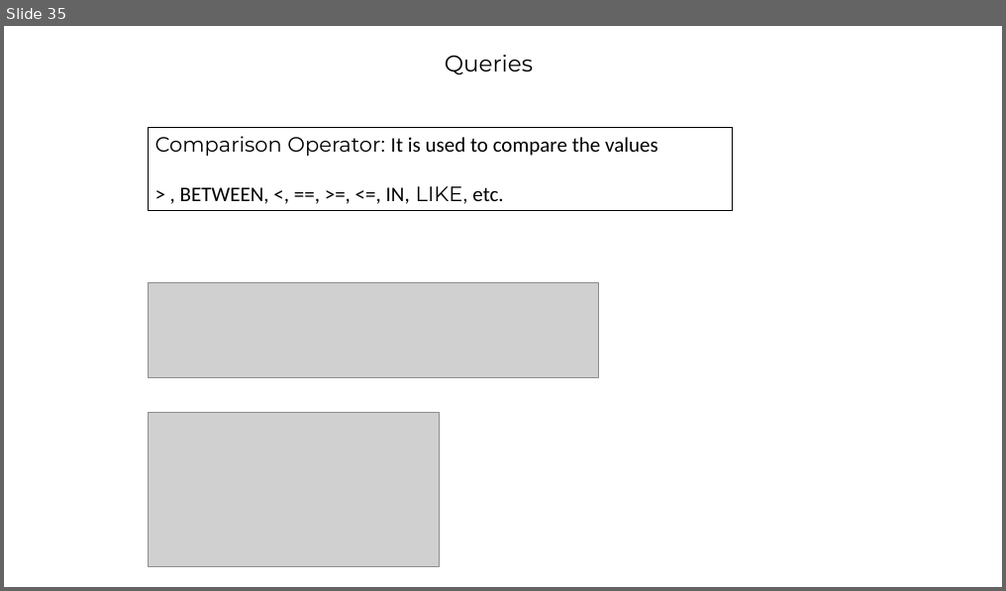
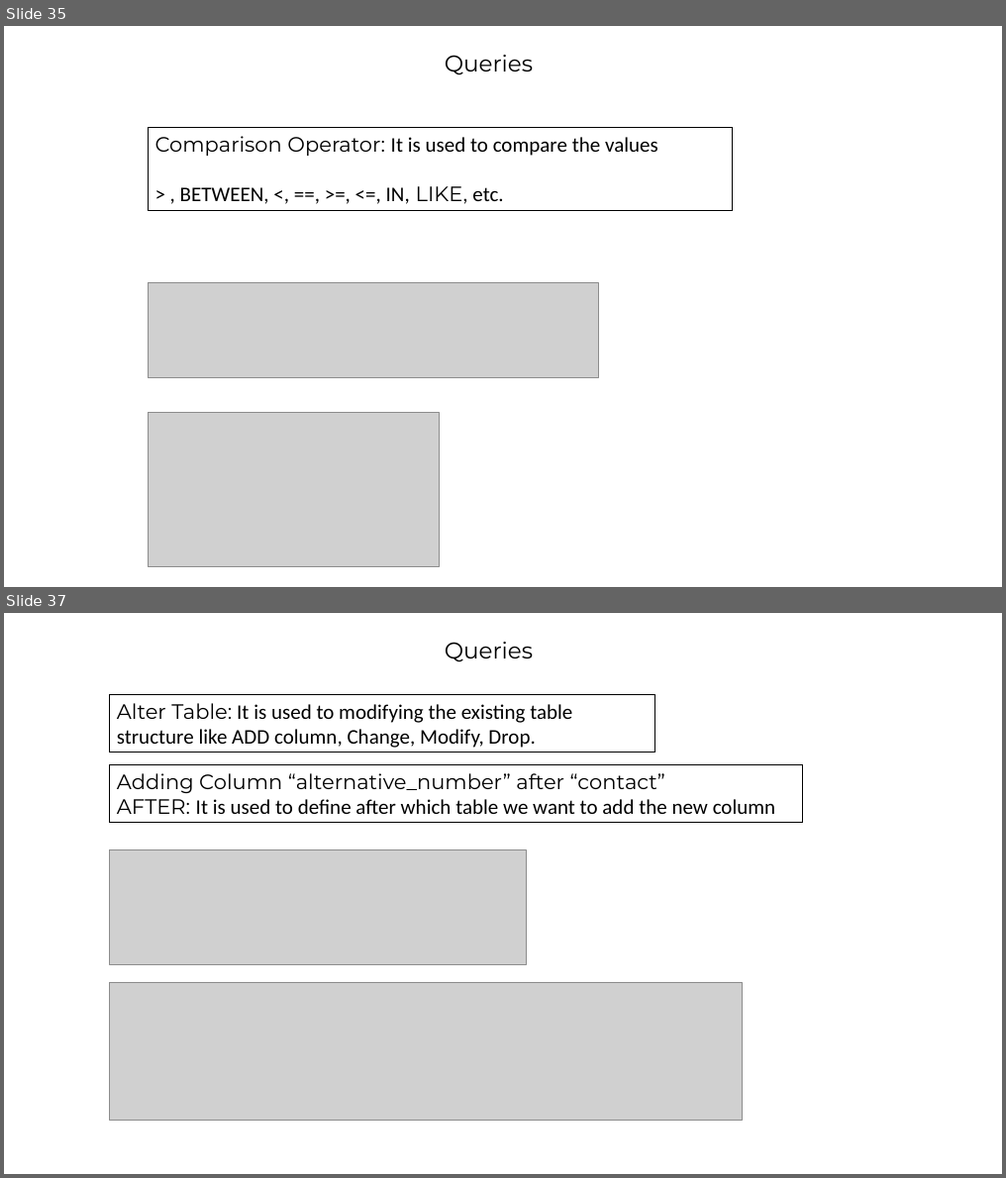
Before and after one commit to barrett28/1_IT-vedant, a slide deck: 4_sql/project''/hospital_management.pptx. Shown one above the other, each under a label of ours: slide 35 before the commit, slides 35 and 37 after it; the slides between them are not shown. The pictures are 1006x591 and 1006x1178 pixels, drawn with LibreOffice and Linux fonts; fonts in the diff are those of the drawing; grey boxes stand for pictures; background and template pictures are left out. Boxes give left, top, right and bottom in pixels: in the first picture for what was removed or moved away, otherwise in the second. Text is boxed around its words. In the diff, an @@ line names an element or a change of style, - is before the commit and + after.

Commit message:
ppt

```diff
--- a/4_sql/project''/hospital_management.pptx
+++ b/4_sql/project''/hospital_management.pptx
@@ slide 37 added at (4,613,1002,1174), background picture (left out) @@
@@ text added at (445,642,533,663), 22 pt, text #000000 @@
+Queries
@@ rectangle added at (110,694,656,753), outline #000000 0.75 pt, 20 pt, text #000000 @@
+Alter Table: It is used to modifying the existing table structure like ADD column, Change, Modify, Drop.
@@ rectangle added at (110,765,803,823), outline #000000 0.75 pt, 20 pt, text #000000 @@
+Adding Column “alternative_number” after “contact”
+AFTER: It is used to define after which table we want to add the new column
@@ picture added at (110,851,527,964) @@
@@ picture added at (110,982,743,1120) @@
```
Also in this commit, not shown: 1 slide changed, 19 other slides added, 1 slide removed, 37 other files.
